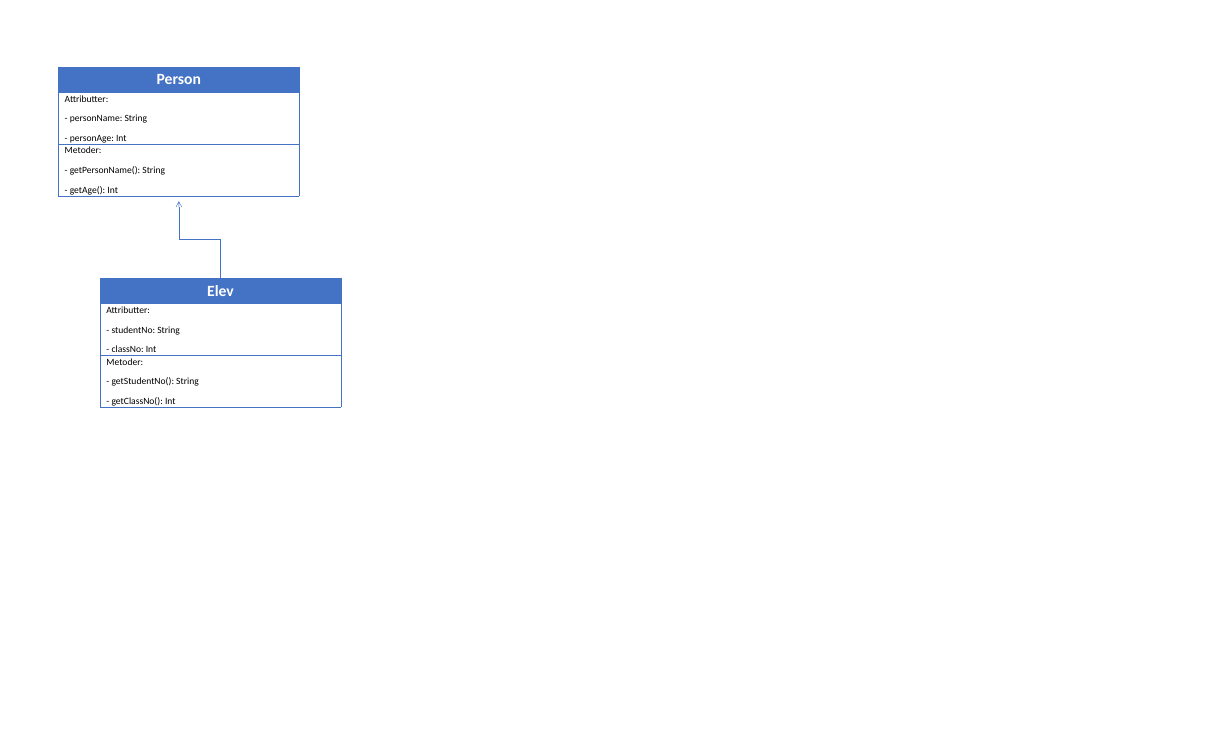
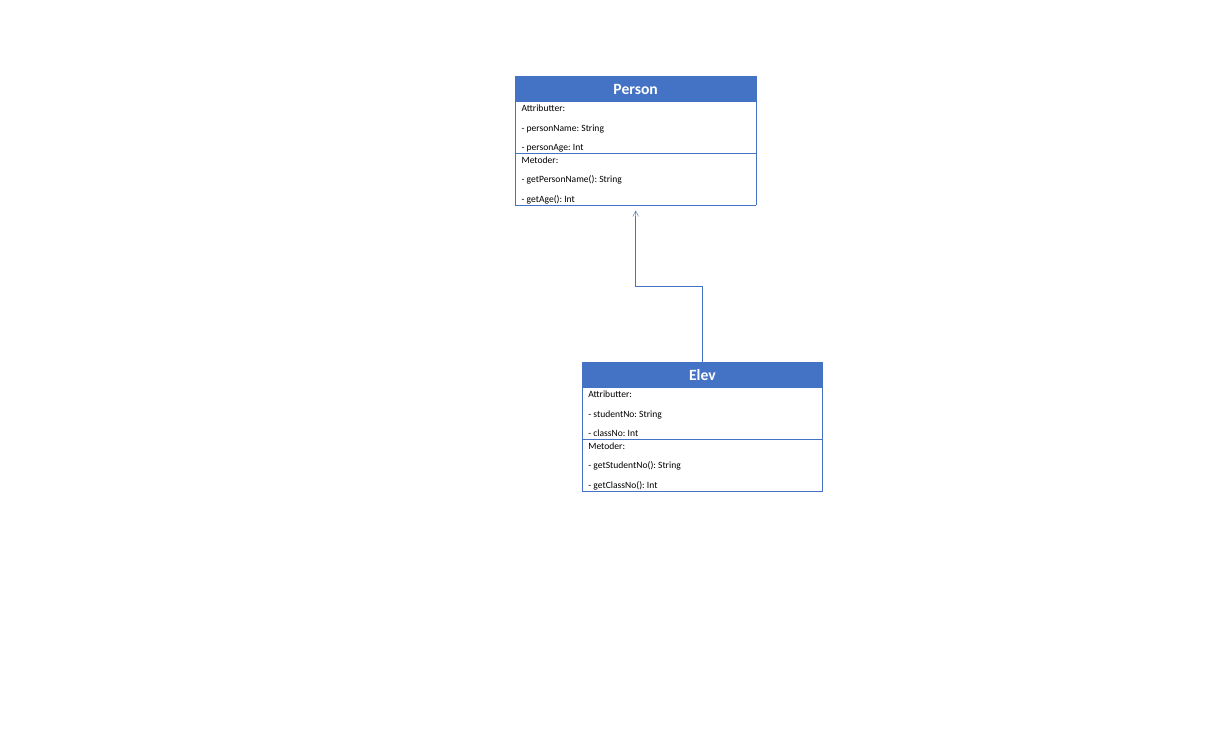
Before and after one commit to Christian326/2-OBJEKTORIENTERT-PROGRAMMERING-, a slide deck: slide 1 of UML/UML i powerpoint.pptx. Drawn at 1232x739 pixels with LibreOffice and Linux fonts; fonts in the diff are those of the drawing. Boxes give left, top, right and bottom in pixels: in the first picture for what was removed or moved away, otherwise in the second. Text is boxed around its words. In the diff, an @@ line names an element or a change of style, - is before the commit and + after.

Commit message:
Mine endringer
Mine endringer i filen

```diff
--- a/UML/UML i powerpoint.pptx
+++ b/UML/UML i powerpoint.pptx
@@ table: place and size @@
-table at [59,67,299,201]
+table at [516,76,756,211]
@@ elbow arrow moved from (179, 201) - (220, 278) to (636, 211) - (702, 362) @@
@@ table: place and size @@
-table at [100,278,340,413]
+table at [582,362,822,497]
```
